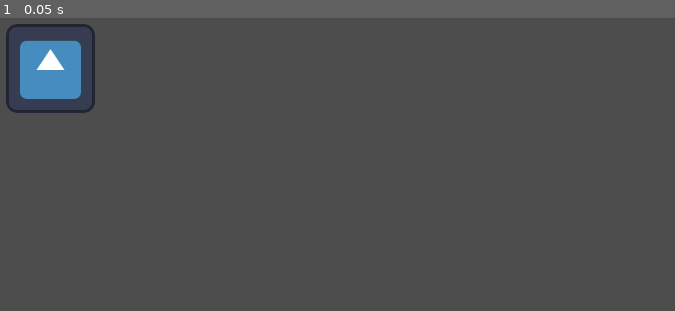
Above: before the commit, frame 1.
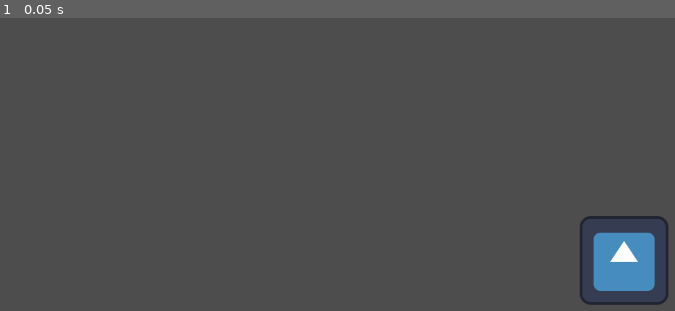
Above: after the commit, the same moment.

Repository: Rasm726s/Rocket-landing-simulator-
Game: Godot game, scene res://icon.tscn
The game is run twice, just before and just after one commit, with the same random seed, the same clock (stepped at 60 frames per second) and the same inputs. The engine's default icon, where the game draws it, is replaced by a stand-in: a white triangle on a blue panel in a dark square.
Inputs:
- Up to frame 1 (0.05 s): no input

The runs differ from the first frame. In frame 1, 4.6% of the frame differs, in the area x 0-99%, y 2-98%.

Commit message:
Test commit

Diff:
--- a/icon.tscn
+++ b/icon.tscn
@@ -3,5 +3,5 @@
 [ext_resource type="Texture2D" uid="uid://c24kvrymj7xw5" path="res://icon.svg" id="1_q08le"]
 
 [node name="Icon" type="Sprite2D"]
-position = Vector2(142, 132)
+position = Vector2(969, 409)
 texture = ExtResource("1_q08le")
